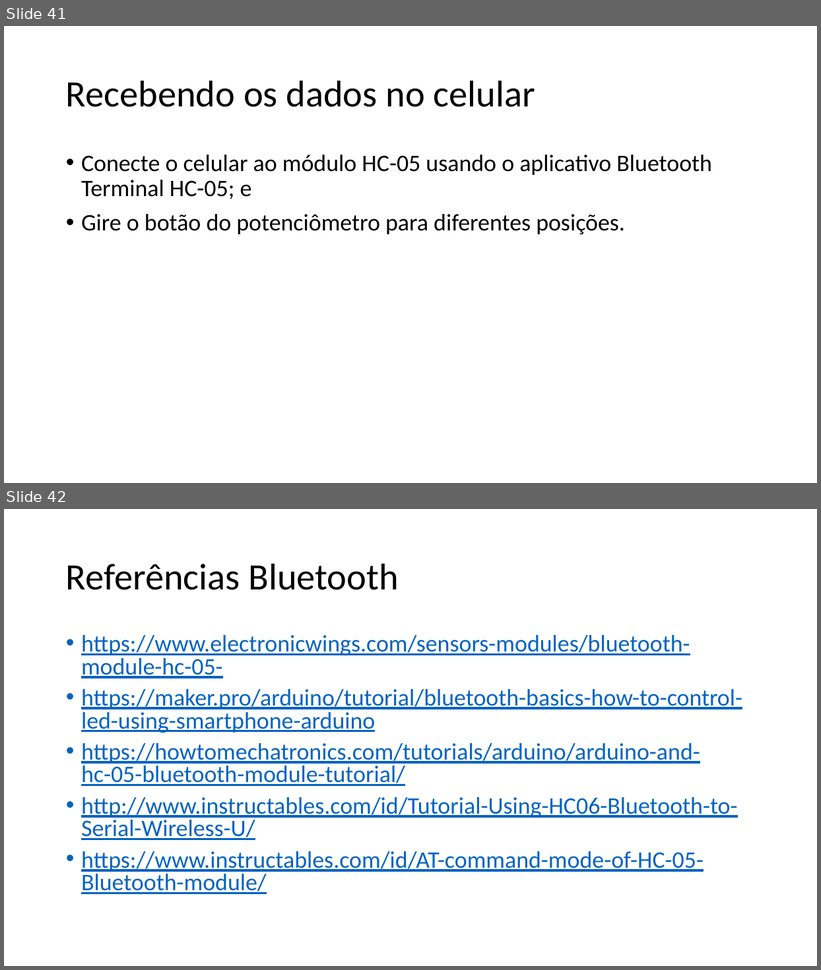
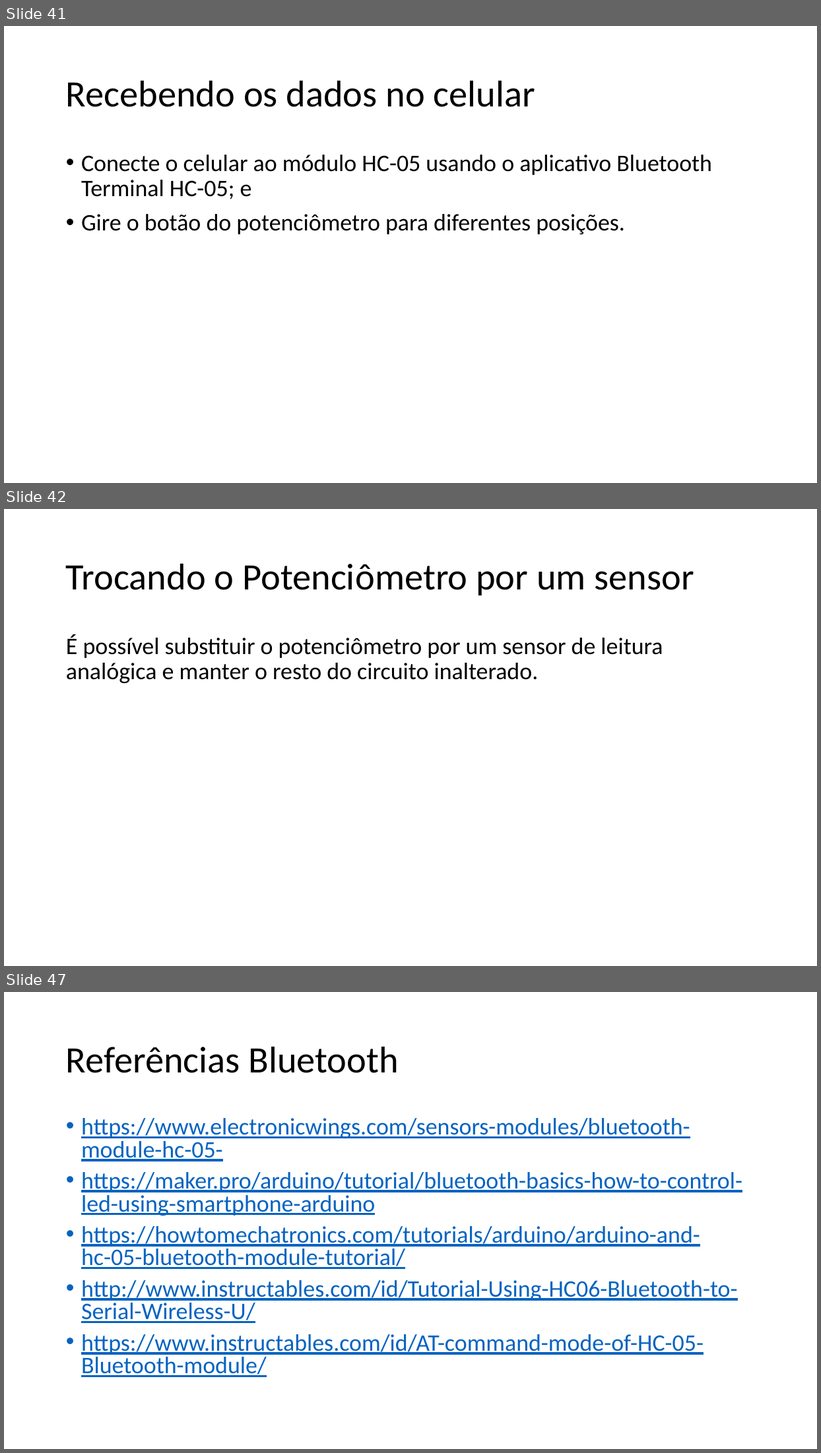
Before and after one commit to salmo-jr/public-slides, a slide deck: arduino-bluetooth.pptx. Shown one above the other, each under a label of ours: slides 41 and 42 before the commit, slides 41, 42 and 47 after it; the slides between them are not shown. The pictures are 821x970 and 821x1453 pixels, drawn with LibreOffice and Linux fonts; fonts in the diff are those of the drawing. Boxes give left, top, right and bottom in pixels: in the first picture for what was removed or moved away, otherwise in the second. Text is boxed around its words. In the diff, an @@ line names an element or a change of style, - is before the commit and + after.

Commit message:
adição dos slides da prática com o sensor de temperatura LM35

```diff
--- a/arduino-bluetooth.pptx
+++ b/arduino-bluetooth.pptx
@@ slide 42 added at box(4, 509, 817, 966), background #FFFFFF @@
@@ title added at box(66, 563, 694, 595), 44 pt, text #000000 @@
+Trocando o Potenciômetro por um sensor
@@ text added at box(66, 634, 663, 683), 28 pt, text #000000 @@
+É possível substituir o potenciômetro por um sensor de leitura analógica e manter o resto do circuito inalterado.
@@ what was slide 42 is now slide 47 @@
```
Also in this commit, not shown: 4 other slides added, 1 other file.
